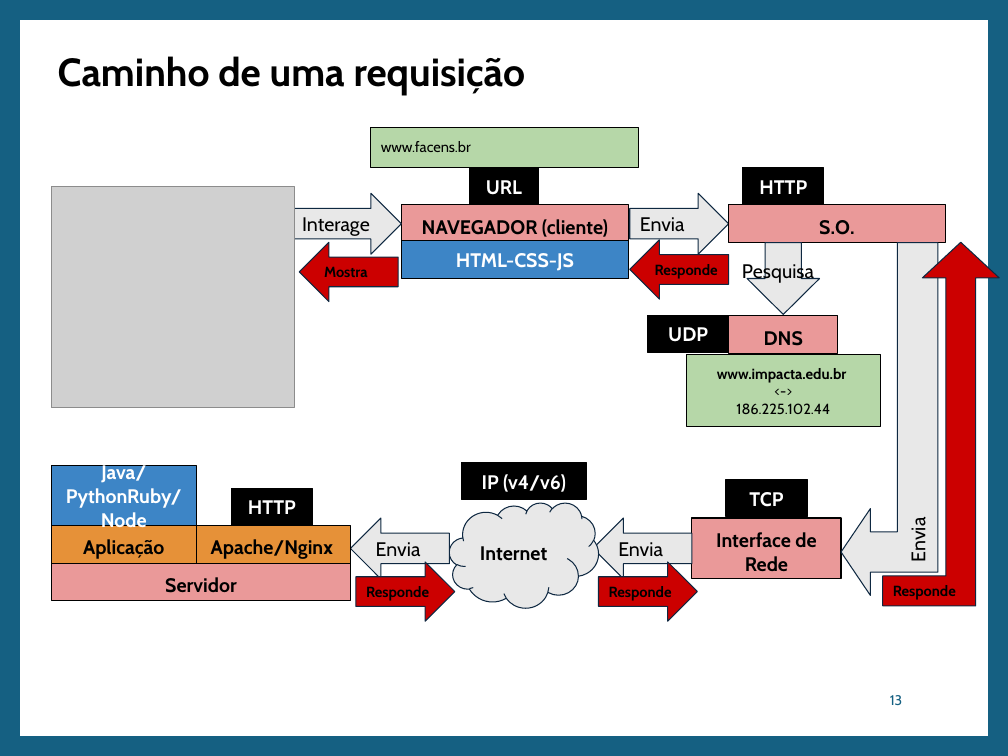
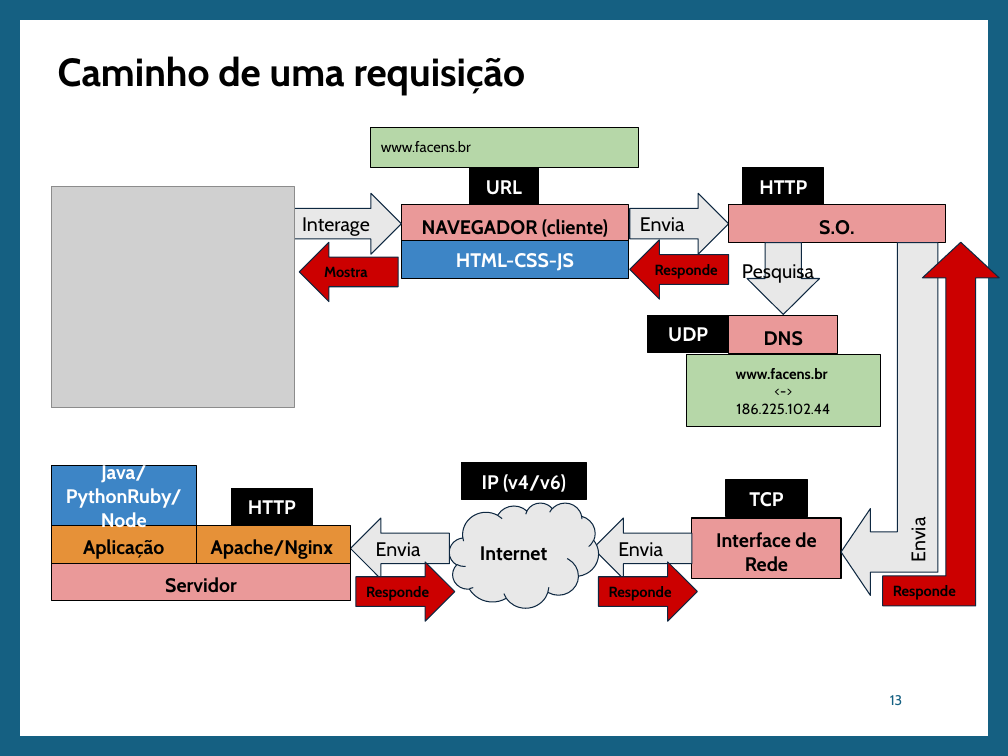
Before and after one commit to caio-ireno/Desenvolvimento-web-FACENS-2025-1, a slide deck: slide 13 of Aulas/Atualizado/Tecnologias por trás da Web.pptx. Drawn at 1008x756 pixels with LibreOffice and Linux fonts; fonts in the diff are those of the drawing; grey boxes stand for pictures. Boxes give left, top, right and bottom in pixels: in the first picture for what was removed or moved away, otherwise in the second. Text is boxed around its words. In the diff, an @@ line names an element or a change of style, - is before the commit and + after.

```diff
--- a/Aulas/Atualizado/Tecnologias por trás da Web.pptx
+++ b/Aulas/Atualizado/Tecnologias por trás da Web.pptx
@@ text in rectangle at <box>736,368,828,379</box>: text changed @@
-www.impacta.edu.br
+www.facens.br
```
Also in this commit, not shown: 4 other files.
